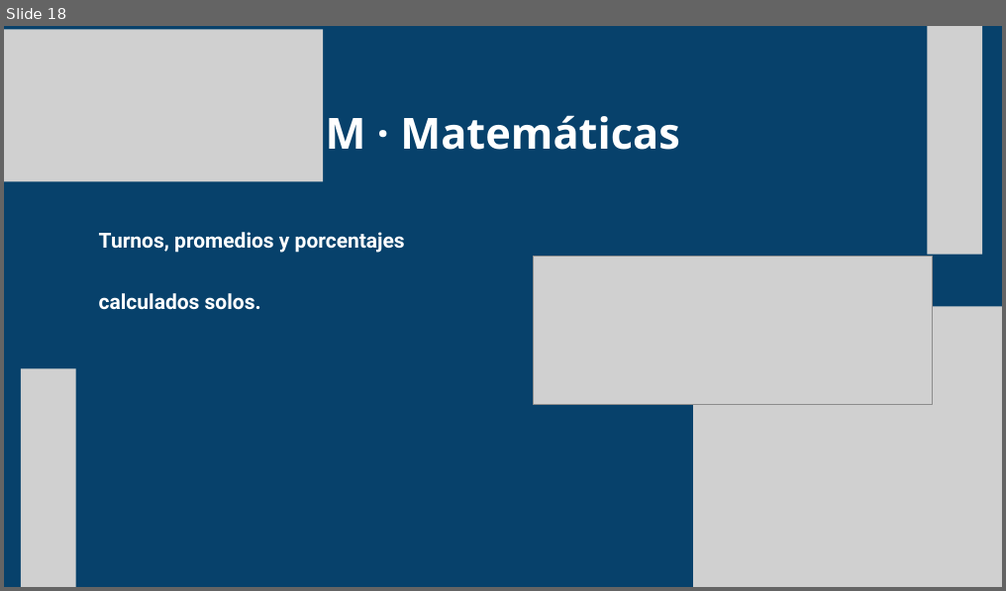
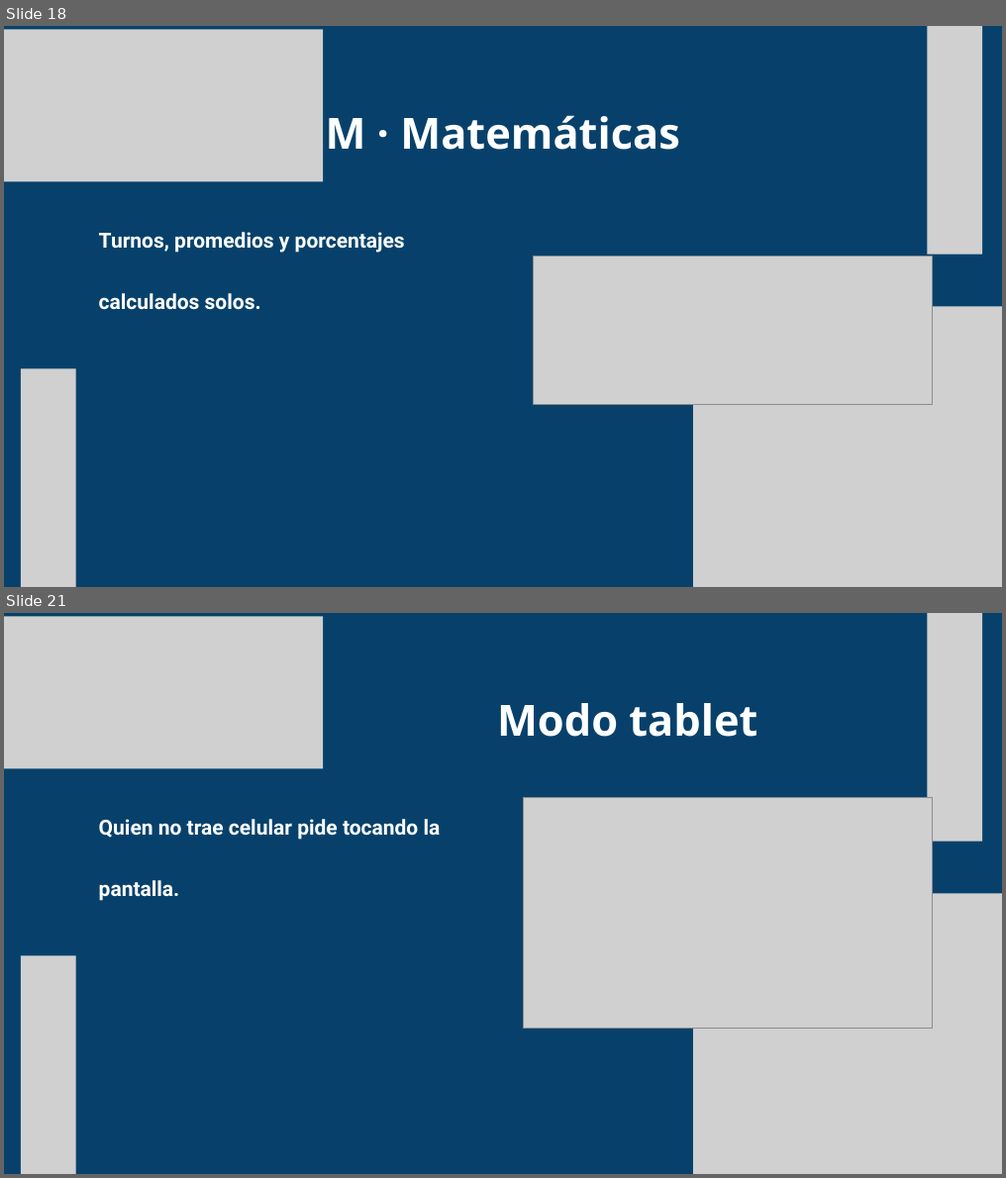
Before and after one commit to ejercitopalomazi9111-arch/mazi-central, a slide deck: fadori/presentacion/Fadori-STEAM.pptx. Shown one above the other, each under a label of ours: slide 18 before the commit, slides 18 and 21 after it; the slides between them are not shown. The pictures are 1006x591 and 1006x1178 pixels, drawn with LibreOffice and Linux fonts; fonts in the diff are those of the drawing; grey boxes stand for pictures. Boxes give left, top, right and bottom in pixels: in the first picture for what was removed or moved away, otherwise in the second. Text is boxed around its words. In the diff, an @@ line names an element or a change of style, - is before the commit and + after.

```diff
--- a/fadori/presentacion/Fadori-STEAM.pptx
+++ b/fadori/presentacion/Fadori-STEAM.pptx
@@ slide 21 added at (x1=4, y1=613, x2=1002, y2=1174), background #07416B @@
@@ picture added at (x1=4, y1=616, x2=323, y2=769) @@
@@ picture added at (x1=927, y1=613, x2=982, y2=842) @@
@@ text added at (x1=497, y1=703, x2=757, y2=737), 62 pt, text #FFFFFF, bold @@
+Modo tablet
@@ text added at (x1=99, y1=819, x2=441, y2=901), 30 pt, text #FFFFFF, bold @@
+Quien no trae celular pide tocando la pantalla.
@@ picture added at (x1=523, y1=797, x2=932, y2=1028) @@
@@ picture added at (x1=693, y1=893, x2=1002, y2=1173) @@
@@ picture added at (x1=21, y1=957, x2=76, y2=1174) @@
```
Also in this commit, not shown: 5 slides changed, 5 other slides added, 21 other files.
